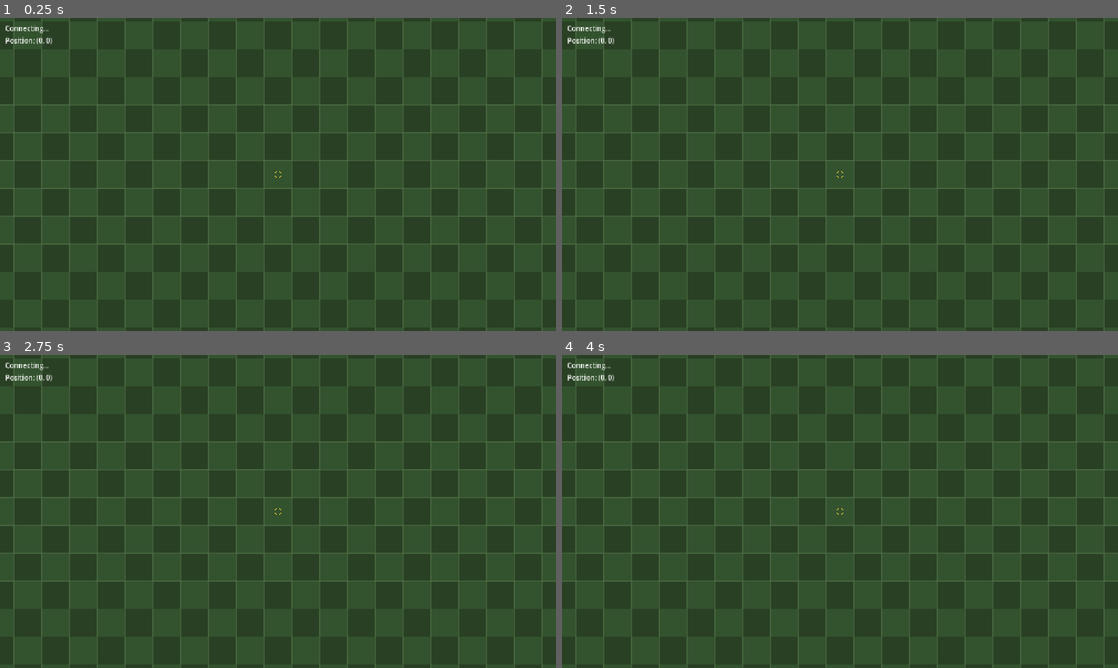
Above: before the commit, frames 1-4 (two rows, left to right).
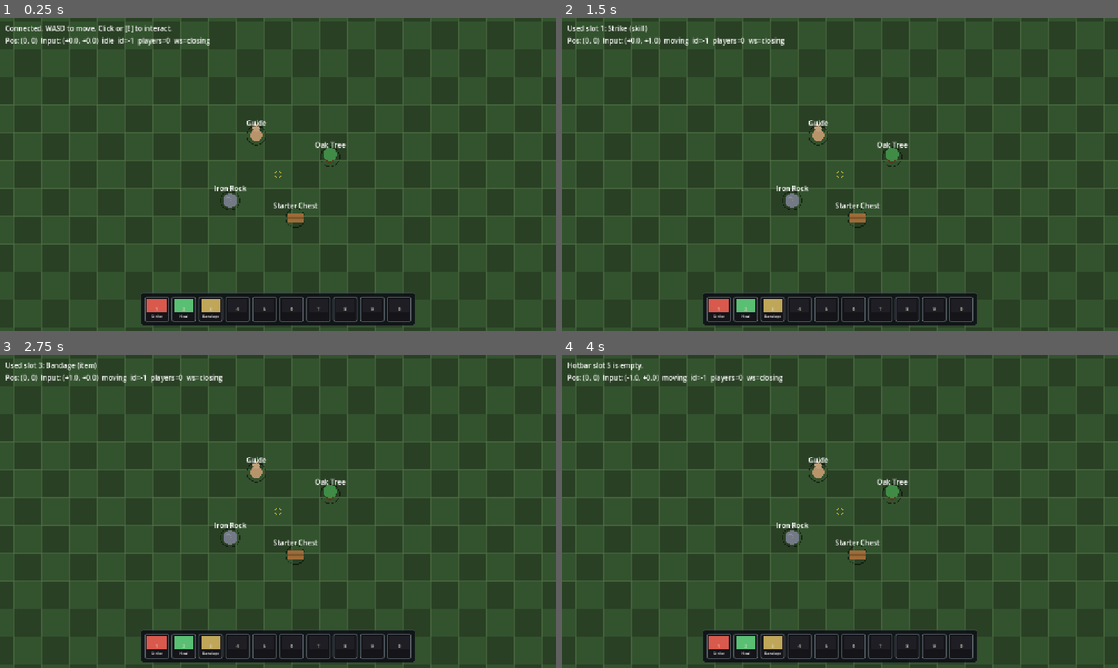
Above: after the commit, the same moments.

Repository: Wolfskii/Deathborn
Game: Godot game, scene res://scenes/World.tscn
Two runs of this game, one before a commit and one after it. Both use one fixed random seed, a clock stepped at 60 frames per second and the inputs below. This scene is started directly instead of the project's main scene.
Inputs (mouse positions are in pixels of both pictures, inside the frame that each line leads up to):
- Up to frame 1 (0.25 s): no input
- Up to frame 2 (1.5 s): tap Enter at 0.5 s; move the mouse to (962, 158) at 0.52 s; hold D (move_right) 0.53-1.28 s; tap 0 (hotbar_0, bound only after the commit) at 0.6 s; click (962, 158) at 0.67 s; tap 1 (hotbar_1, bound only after the commit) at 0.8, 1.35 s; tap Space at 1.25 s; move the mouse to (728, 190) at 1.27 s; hold S (move_down) from 1.28 s (still down); click (728, 190) at 1.42 s
- Up to frame 3 (2.75 s): tap 2 (hotbar_2, bound only after the commit) at 1.55, 2.1 s; tap Enter at 2 s; move the mouse to (333, 442) at 2.02 s; release S (move_down) at 2.03 s; hold D (move_right) from 2.03 s (still down); click (333, 442) at 2.17 s; tap 3 (hotbar_3, bound only after the commit) at 2.3 s
- Up to frame 4 (4 s): tap Space at 2.75 s; move the mouse to (812, 574) at 2.77 s; release D (move_right) at 2.78 s; hold W (move_up) 2.78-3.53 s; tap 3 (hotbar_3, bound only after the commit) at 2.85 s; click (812, 574) at 2.92 s; tap 4 (hotbar_4, bound only after the commit) at 3.05, 3.6 s; tap Enter at 3.5 s; move the mouse to (1006, 558) at 3.52 s; hold A (move_left) from 3.53 s (still down); click (1006, 558) at 3.67 s; tap 5 (hotbar_5, bound only after the commit) at 3.8 s

The runs differ from the first frame. In frame 1, 6.3% of the frame differs, in the area x 3-75%, y 2-99%; in frame 2, 6.2%; in frame 3, 6.2%; in frame 4, 6.2%.
Error before the commit: Parse Error: Could not find type "Hotbar" in the current scope. (res://scenes/World.gd:13)

Commit message:
Add hotbar functionality with 10 slots and interaction system; implement interactable objects in the world

Diff:
--- a/client/autoload/Net.gd
+++ b/client/autoload/Net.gd
@@ -112,6 +112,12 @@
 	_send("create_character", {"name": char_name})
 
 
+func send_interact(target_id: String) -> void:
+	if local_id == -1 or target_id.is_empty():
+		return
+	_send("interact", {"targetId": target_id})
+
+
 func _send(type: String, data: Dictionary) -> void:
 	if _ws.get_ready_state() != WebSocketPeer.STATE_OPEN:
 		return
--- a/client/project.godot
+++ b/client/project.godot
@@ -48,6 +48,61 @@
 , Object(InputEventKey,"resource_local_to_scene":false,"resource_name":"","device":-1,"window_id":0,"alt_pressed":false …(186 unchanged characters)…
 ]
 }
+hotbar_1={
+"deadzone": 0.2,
+"events": [Object(InputEventKey,"resource_local_to_scene":false,"resource_name":"","device":-1,"window_id":0,"alt_pressed":false,"shift_pressed":false,"ctrl_pressed":false,"meta_pressed":false,"pressed":false,"keycode":0,"physical_keycode":49,"key_label":0,"unicode":49,"location":0,"echo":false,"script":null)
+]
+}
+hotbar_2={
+"deadzone": 0.2,
+"events": [Object(InputEventKey,"resource_local_to_scene":false,"resource_name":"","device":-1,"window_id":0,"alt_pressed":false,"shift_pressed":false,"ctrl_pressed":false,"meta_pressed":false,"pressed":false,"keycode":0,"physical_keycode":50,"key_label":0,"unicode":50,"location":0,"echo":false,"script":null)
+]
+}
+hotbar_3={
+"deadzone": 0.2,
+"events": [Object(InputEventKey,"resource_local_to_scene":false,"resource_name":"","device":-1,"window_id":0,"alt_pressed":false,"shift_pressed":false,"ctrl_pressed":false,"meta_pressed":false,"pressed":false,"keycode":0,"physical_keycode":51,"key_label":0,"unicode":51,"location":0,"echo":false,"script":null)
+]
+}
+hotbar_4={
+"deadzone": 0.2,
+"events": [Object(InputEventKey,"resource_local_to_scene":false,"resource_name":"","device":-1,"window_id":0,"alt_pressed":false,"shift_pressed":false,"ctrl_pressed":false,"meta_pressed":false,"pressed":false,"keycode":0,"physical_keycode":52,"key_label":0,"unicode":52,"location":0,"echo":false,"script":null)
+]
+}
+hotbar_5={
+"deadzone": 0.2,
+"events": [Object(InputEventKey,"resource_local_to_scene":false,"resource_name":"","device":-1,"window_id":0,"alt_pressed":false,"shift_pressed":false,"ctrl_pressed":false,"meta_pressed":false,"pressed":false,"keycode":0,"physical_keycode":53,"key_label":0,"unicode":53,"location":0,"echo":false,"script":null)
+]
+}
+hotbar_6={
+"deadzone": 0.2,
+"events": [Object(InputEventKey,"resource_local_to_scene":false,"resource_name":"","device":-1,"window_id":0,"alt_pressed":false,"shift_pressed":false,"ctrl_pressed":false,"meta_pressed":false,"pressed":false,"keycode":0,"physical_keycode":54,"key_label":0,"unicode":54,"location":0,"echo":false,"script":null)
+]
+}
+hotbar_7={
+"deadzone": 0.2,
+"events": [Object(InputEventKey,"resource_local_to_scene":false,"resource_name":"","device":-1,"window_id":0,"alt_pressed":false,"shift_pressed":false,"ctrl_pressed":false,"meta_pressed":false,"pressed":false,"keycode":0,"physical_keycode":55,"key_label":0,"unicode":55,"location":0,"echo":false,"script":null)
+]
+}
+hotbar_8={
+"deadzone": 0.2,
+"events": [Object(InputEventKey,"resource_local_to_scene":false,"resource_name":"","device":-1,"window_id":0,"alt_pressed":false,"shift_pressed":false,"ctrl_pressed":false,"meta_pressed":false,"pressed":false,"keycode":0,"physical_keycode":56,"key_label":0,"unicode":56,"location":0,"echo":false,"script":null)
+]
+}
+hotbar_9={
+"deadzone": 0.2,
+"events": [Object(InputEventKey,"resource_local_to_scene":false,"resource_name":"","device":-1,"window_id":0,"alt_pressed":false,"shift_pressed":false,"ctrl_pressed":false,"meta_pressed":false,"pressed":false,"keycode":0,"physical_keycode":57,"key_label":0,"unicode":57,"location":0,"echo":false,"script":null)
+]
+}
+hotbar_0={
+"deadzone": 0.2,
+"events": [Object(InputEventKey,"resource_local_to_scene":false,"resource_name":"","device":-1,"window_id":0,"alt_pressed":false,"shift_pressed":false,"ctrl_pressed":false,"meta_pressed":false,"pressed":false,"keycode":0,"physical_keycode":48,"key_label":0,"unicode":48,"location":0,"echo":false,"script":null)
+]
+}
+interact={
+"deadzone": 0.2,
+"events": [Object(InputEventKey,"resource_local_to_scene":false,"resource_name":"","device":-1,"window_id":0,"alt_pressed":false,"shift_pressed":false,"ctrl_pressed":false,"meta_pressed":false,"pressed":false,"keycode":0,"physical_keycode":69,"key_label":0,"unicode":101,"location":0,"echo":false,"script":null)
+]
+}
 
 [display]
 
--- /dev/null
+++ b/client/scenes/Hotbar.tscn
@@ -0,0 +1,36 @@
+[gd_scene load_steps=2 format=3]
+
+[ext_resource type="Script" path="res://scripts/Hotbar.gd" id="1_hotbar"]
+
+[node name="Hotbar" type="Control"]
+layout_mode = 3
+anchors_preset = 7
+anchor_left = 0.5
+anchor_top = 1.0
+anchor_right = 0.5
+anchor_bottom = 1.0
+offset_left = -290.0
+offset_top = -88.0
+offset_right = 290.0
+offset_bottom = -12.0
+grow_horizontal = 2
+grow_vertical = 0
+script = ExtResource("1_hotbar")
+
+[node name="Panel" type="PanelContainer" parent="."]
+layout_mode = 1
+anchors_preset = 15
+anchor_right = 1.0
+anchor_bottom = 1.0
+
+[node name="MarginContainer" type="MarginContainer" parent="Panel"]
+layout_mode = 2
+theme_override_constants/margin_left = 8
+theme_override_constants/margin_top = 8
+theme_override_constants/margin_right = 8
+theme_override_constants/margin_bottom = 8
+
+[node name="HBoxContainer" type="HBoxContainer" parent="Panel/MarginContainer"]
+layout_mode = 2
+theme_override_constants/separation = 6
+alignment = 1
--- a/client/scenes/World.gd
+++ b/client/scenes/World.gd
@@ -3,16 +3,22 @@
 ## each frame, and follows the local player with the camera.
 
 const PlayerScene := preload("res://scripts/Player.gd")
+const InteractableScene := preload("res://scripts/Interactable.gd")
 const INPUT_SEND_INTERVAL := 0.05 # seconds (~20Hz, matches server tick)
 const _WS_STATES: PackedStringArray = ["closed", "connecting", "open", "closing"]
 
 @onready var _camera: Camera2D = $Camera2D
 @onready var _players_root: Node2D = $Players
+@onready var _interactables_root: Node2D = $Interactables
 @onready var _status: Label = $UI/Status
 @onready var _hud: Label = $UI/Hud
+@onready var _interact_prompt: Label = $UI/InteractPrompt
 @onready var _hotbar: Hotbar = $UI/Hotbar
 
 var _players := {} # id (int) -> Player node
+var _interactables: Array[Interactable] = []
+var _focused: Interactable = null
+var _hovered: Interactable = null
 var _send_accum := 0.0
 var _last_dir := Vector2.ZERO
 var _local_pos := Vector2.ZERO
@@ -23,20 +29,22 @@
 	_camera.make_current()
 	Net.snapshot.connect(_on_snapshot)
 	Net.disconnected.connect(_on_disconnected)
-	_status.text = "Connected. Move with WASD / arrow keys."
-
-	# Welcome may have arrived before this scene loaded (returning player).
+	_hotbar.slot_activated.connect(_on_hotbar_slot)
+	_status.text = "Connected. WASD to move. Click or [E] to interact."
+
 	if Net.local_id != -1 and not _players.has(Net.local_id):
 		_spawn(Net.local_id, Net.spawn_name, Vector2(Net.spawn_x, Net.spawn_y))
 
+	_seed_demo_hotbar()
+	_seed_demo_interactables()
 	_update_hud(Vector2.ZERO, Vector2.ZERO)
+	_update_interact_prompt()
 
 
 func _process(delta: float) -> void:
 	var dir := _read_move_dir()
 
 	_send_accum += delta
-	# Send when due, or immediately when the input direction changes.
 	if _send_accum >= INPUT_SEND_INTERVAL or not dir.is_equal_approx(_last_dir):
 		_send_accum = 0.0
 		_last_dir = dir
@@ -47,16 +55,117 @@
 		_camera.position = local_player.position
 		_local_pos = local_player.position
 
+	_update_interact_focus()
 	_update_hud(_local_pos, _last_dir)
 
 
+func _unhandled_input(event: InputEvent) -> void:
+	if event.is_action_pressed("interact"):
+		_try_interact_nearest()
+		get_viewport().set_input_as_handled()
+		return
+
+	if event is InputEventMouseButton:
+		var mb := event as InputEventMouseButton
+		if mb.pressed and mb.button_index == MOUSE_BUTTON_LEFT:
+			_try_interact_at(get_global_mouse_position())
+			get_viewport().set_input_as_handled()
+
+
 func _read_move_dir() -> Vector2:
-	# Godot's built-in ui_* actions only map arrow keys by default — not WASD.
-	# Use dedicated move_* actions (WASD + arrows in project.godot).
 	var dir := Input.get_vector("move_left", "move_right", "move_up", "move_down")
 	if dir.length_squared() > 1.0:
 		dir = dir.normalized()
 	return dir
+
+
+func _update_interact_focus() -> void:
+	var mouse_world := get_global_mouse_position()
+	var nearest := _find_nearest_in_range(_local_pos)
+	var under_mouse := _find_at_point(mouse_world)
+
+	if _focused != nearest:
+		if _focused:
+			_focused.set_highlighted(false)
+		_focused = nearest
+		if _focused and _focused != _hovered:
+			_focused.set_highlighted(true)
+
+	if _hovered != under_mouse:
+		if _hovered and _hovered != _focused:
+			_hovered.set_highlighted(false)
+		_hovered = under_mouse
+		if _hovered:
+			_hovered.set_highlighted(true)
+		elif _focused:
+			_focused.set_highlighted(true)
+
+	_update_interact_prompt()
+
+
+func _update_interact_prompt() -> void:
+	if _focused:
+		_interact_prompt.text = "[E] Interact with %s  (or click)" % _focused.display_name
+		_interact_prompt.visible = true
+	elif _hovered:
+		var in_range := _hovered.is_in_interact_range(_local_pos)
+		if in_range:
+			_interact_prompt.text = "Click to interact with %s" % _hovered.display_name
+		else:
+			_interact_prompt.text = "Too far — move closer to %s" % _hovered.display_name
+		_interact_prompt.visible = true
+	else:
+		_interact_prompt.visible = false
+
+
+func _find_at_point(world_pos: Vector2) -> Interactable:
+	var best: Interactable = null
+	var best_dist := INF
+	for obj in _interactables:
+		if not obj.is_near_point(world_pos):
+			continue
+		var dist := obj.global_position.distance_squared_to(world_pos)
+		if dist < best_dist:
+			best_dist = dist
+			best = obj
+	return best
+
+
+func _find_nearest_in_range(from: Vector2) -> Interactable:
+	var best: Interactable = null
+	var best_dist := INF
+	for obj in _interactables:
+		if not obj.is_in_interact_range(from):
+			continue
+		var dist := obj.global_position.distance_squared_to(from)
+		if dist < best_dist:
+			best_dist = dist
+			best = obj
+	return best
+
+
+func _try_interact_nearest() -> void:
+	var target := _find_nearest_in_range(_local_pos)
+	if target == null:
+		_status.text = "Nothing in range to interact with."
+		return
+	_perform_interact(target)
+
+
+func _try_interact_at(world_pos: Vector2) -> void:
+	var target := _find_at_point(world_pos)
+	if target == null:
+		return
+	if not target.is_in_interact_range(_local_pos):
+		_status.text = "Too far to interact with %s." % target.display_name
+		return
+	_perform_interact(target)
+
+
+func _perform_interact(target: Interactable) -> void:
+	target.interact()
+	_status.text = "Interacted with %s." % target.display_name
+	Net.send_interact(target.interact_id)
 
 
 func _update_hud(pos: Vector2, dir: Vector2) -> void:
@@ -83,7 +192,6 @@
 		else:
 			_players[id].set_target(pos)
 
-	# Despawn players no longer present.
 	for id in _players.keys():
 		if not seen.has(id):
 			_players[id].queue_free()
@@ -98,5 +206,52 @@
 	_players[id] = node
 
 
+func _spawn_interactable(
+	interact_id: String,
+	display_name: String,
+	pos: Vector2,
+	kind: Interactable.Kind,
+	tint: Color
+) -> void:
+	var node := Node2D.new()
+	node.set_script(InteractableScene)
+	node.position = pos
+	node.interact_id = interact_id
+	node.display_name = display_name
+	node.kind = kind
+	node.tint = tint
+	_interactables_root.add_child(node)
+	_interactables.append(node)
+
+
+func _seed_demo_interactables() -> void:
+	_spawn_interactable("tree_oak_1", "Oak Tree", Vector2(120, -40), Interactable.Kind.TREE, Color(0.25, 0.55, 0.28))
+	_spawn_interactable("rock_iron_1", "Iron Rock", Vector2(-110, 60), Interactable.Kind.ROCK, Color(0.45, 0.48, 0.52))
+	_spawn_interactable("chest_starter", "Starter Chest", Vector2(40, 100), Interactable.Kind.CHEST, Color(0.62, 0.42, 0.22))
+	_spawn_interactable("npc_guide", "Guide", Vector2(-50, -90), Interactable.Kind.NPC, Color(0.72, 0.58, 0.42))
+
+
 func _on_disconnected() -> void:
 	_status.text = "Disconnected from server."
+
+
+func _seed_demo_hotbar() -> void:
+	var demos: Array[Dictionary] = [
+		{"id": "strike", "name": "Strike", "kind": "skill", "color": Color(0.85, 0.35, 0.3)},
+		{"id": "heal", "name": "Heal", "kind": "spell", "color": Color(0.35, 0.75, 0.45)},
+		{"id": "bandage", "name": "Bandage", "kind": "item", "color": Color(0.75, 0.65, 0.35)},
+	]
+	for i in demos.size():
+		_hotbar.set_slot(i, demos[i])
+
+
+func _on_hotbar_slot(index: int, entry: Dictionary) -> void:
+	var key_label: String = Hotbar.KEY_LABELS[index]
+	if entry.is_empty():
+		_status.text = "Hotbar slot %s is empty." % key_label
+	else:
+		_status.text = "Used slot %s: %s (%s)" % [
+			key_label,
+			entry.get("name", "?"),
+			entry.get("kind", "?"),
+		]
--- a/client/scenes/World.tscn
+++ b/client/scenes/World.tscn
@@ -1,7 +1,8 @@
-[gd_scene load_steps=3 format=3]
+[gd_scene load_steps=4 format=3]
 
 [ext_resource type="Script" path="res://scenes/World.gd" id="1_world"]
 [ext_resource type="Script" path="res://scripts/WorldBackground.gd" id="2_bg"]
+[ext_resource type="PackedScene" path="res://scenes/Hotbar.tscn" id="3_hotbar"]
 
 [node name="World" type="Node2D"]
 script = ExtResource("1_world")
@@ -12,6 +13,8 @@
 [node name="Camera2D" type="Camera2D" parent="."]
 
 [node name="Players" type="Node2D" parent="."]
+
+[node name="Interactables" type="Node2D" parent="."]
 
 [node name="UI" type="CanvasLayer" parent="."]
 
@@ -28,3 +31,19 @@
 offset_right = 900.0
 offset_bottom = 64.0
 text = "Position: (0, 0)"
+
+[node name="InteractPrompt" type="Label" parent="UI"]
+anchors_preset = 7
+anchor_left = 0.5
+anchor_top = 1.0
+anchor_right = 0.5
+anchor_bottom = 1.0
+offset_left = -220.0
+offset_top = -108.0
+offset_right = 220.0
+offset_bottom = -88.0
+grow_horizontal = 2
+horizontal_alignment = 1
+text = "[E] Interact"
+
+[node name="Hotbar" parent="UI" instance=ExtResource("3_hotbar")]
--- /dev/null
+++ b/client/scripts/Hotbar.gd
@@ -0,0 +1,77 @@
+class_name Hotbar
+extends Control
+## Bottom hotbar with 10 slots bound to keys 1-9 and 0.
+## Assign entries with set_slot(); listen to slot_activated for use/cast logic.
+
+signal slot_activated(index: int, entry: Dictionary)
+
+const SLOT_COUNT := 10
+const KEY_LABELS: PackedStringArray = ["1", "2", "3", "4", "5", "6", "7", "8", "9", "0"]
+const HOTBAR_ACTIONS: PackedStringArray = [
+	"hotbar_1", "hotbar_2", "hotbar_3", "hotbar_4", "hotbar_5",
+	"hotbar_6", "hotbar_7", "hotbar_8", "hotbar_9", "hotbar_0",
+]
+
+const HotbarSlotScene := preload("res://scripts/HotbarSlot.gd")
+
+@onready var _slots_root: HBoxContainer = $Panel/MarginContainer/HBoxContainer
+@onready var _panel: PanelContainer = $Panel
+
+var _slots: Array[HotbarSlot] = []
+
+
+func _ready() -> void:
+	_style_panel()
+	for i in SLOT_COUNT:
+		var slot := PanelContainer.new()
+		slot.set_script(HotbarSlotScene)
+		_slots_root.add_child(slot)
+		slot.setup(i, KEY_LABELS[i])
+		_slots.append(slot)
+
+
+func _unhandled_input(event: InputEvent) -> void:
+	if not event.is_pressed() or event.is_echo():
+		return
+	for i in SLOT_COUNT:
+		if event.is_action_pressed(HOTBAR_ACTIONS[i]):
+			_activate_slot(i)
+			get_viewport().set_input_as_handled()
+			return
+
+
+func set_slot(index: int, entry: Dictionary) -> void:
+	if index < 0 or index >= _slots.size():
+		return
+	_slots[index].set_entry(entry)
+
+
+func get_slot(index: int) -> Dictionary:
+	if index < 0 or index >= _slots.size():
+		return {}
+	return _slots[index].get_entry()
+
+
+func clear_slot(index: int) -> void:
+	set_slot(index, {})
+
+
+func _activate_slot(index: int) -> void:
+	var entry := get_slot(index)
+	_slots[index].flash()
+	slot_activated.emit(index, entry)
+
+
+func _style_panel() -> void:
+	var bg := StyleBoxFlat.new()
+	bg.bg_color = Color(0.05, 0.06, 0.08, 0.88)
+	bg.border_width_left = 1
+	bg.border_width_top = 1
+	bg.border_width_right = 1
+	bg.border_width_bottom = 1
+	bg.border_color = Color(0.25, 0.28, 0.32)
+	bg.corner_radius_top_left = 6
+	bg.corner_radius_top_right = 6
+	bg.corner_radius_bottom_left = 6
+	bg.corner_radius_bottom_right = 6
+	_panel.add_theme_stylebox_override("panel", bg)
--- /dev/null
+++ b/client/scripts/HotbarSlot.gd
@@ -0,0 +1,97 @@
+class_name HotbarSlot
+extends PanelContainer
+## One hotbar slot. Shows a key bind, optional icon tint, and entry name.
+## Empty slots stay dark until a spell/skill/item is assigned.
+
+const SIZE := Vector2(52, 52)
+
+var slot_index: int = -1
+
+var _key_label: Label
+var _icon: ColorRect
+var _name_label: Label
+var _entry: Dictionary = {}
+
+
+func _ready() -> void:
+	custom_minimum_size = SIZE
+	_build_ui()
+	_apply_style(false)
+
+
+func setup(index: int, key_text: String) -> void:
+	slot_index = index
+	if _key_label:
+		_key_label.text = key_text
+
+
+func set_entry(data: Dictionary) -> void:
+	_entry = data
+	if _icon == null:
+		return
+	if data.is_empty():
+		_icon.color = Color(0.12, 0.12, 0.14, 1.0)
+		_name_label.text = ""
+	else:
+		_icon.color = data.get("color", Color(0.35, 0.55, 0.85, 1.0))
+		_name_label.text = String(data.get("name", ""))
+
+
+func get_entry() -> Dictionary:
+	return _entry
+
+
+func flash() -> void:
+	var tween := create_tween()
+	tween.tween_method(_apply_style, false, true, 0.05)
+	tween.tween_method(_apply_style, true, false, 0.12)
+
+
+func _build_ui() -> void:
+	var margin := MarginContainer.new()
+	margin.add_theme_constant_override("margin_left", 4)
+	margin.add_theme_constant_override("margin_right", 4)
+	margin.add_theme_constant_override("margin_top", 4)
+	margin.add_theme_constant_override("margin_bottom", 4)
+	add_child(margin)
+
+	var stack := VBoxContainer.new()
+	stack.add_theme_constant_override("separation", 2)
+	margin.add_child(stack)
+
+	_icon = ColorRect.new()
+	_icon.custom_minimum_size = Vector2(44, 30)
+	_icon.color = Color(0.12, 0.12, 0.14, 1.0)
+	stack.add_child(_icon)
+
+	_name_label = Label.new()
+	_name_label.horizontal_alignment = HORIZONTAL_ALIGNMENT_CENTER
+	_name_label.add_theme_font_size_override("font_size", 9)
+	_name_label.text = ""
+	stack.add_child(_name_label)
+
+	_key_label = Label.new()
+	_key_label.text = "?"
+	_key_label.horizontal_alignment = HORIZONTAL_ALIGNMENT_CENTER
+	_key_label.vertical_alignment = VERTICAL_ALIGNMENT_CENTER
+	_key_label.add_theme_font_size_override("font_size", 10)
+	_key_label.add_theme_color_override("font_color", Color(0.85, 0.85, 0.75))
+	_key_label.set_anchors_and_offsets_preset(Control.PRESET_TOP_LEFT)
+	_key_label.position = Vector2(4, 2)
+	_key_label.size = Vector2(14, 14)
+	add_child(_key_label)
+
+
+func _apply_style(active: bool) -> void:
+	var bg := StyleBoxFlat.new()
+	bg.bg_color = Color(0.08, 0.08, 0.1, 0.95) if not active else Color(0.22, 0.28, 0.38, 0.98)
+	bg.border_width_left = 2
+	bg.border_width_top = 2
+	bg.border_width_right = 2
+	bg.border_width_bottom = 2
+	bg.border_color = Color(0.35, 0.38, 0.42) if not active else Color(0.75, 0.85, 1.0)
+	bg.corner_radius_top_left = 4
+	bg.corner_radius_top_right = 4
+	bg.corner_radius_bottom_left = 4
+	bg.corner_radius_bottom_right = 4
+	add_theme_stylebox_override("panel", bg)
--- /dev/null
+++ b/client/scripts/Interactable.gd
@@ -0,0 +1,86 @@
+class_name Interactable
+extends Node2D
+## World object the player can click or press E to interact with when in range.
+
+signal interacted
+
+enum Kind { GENERIC, TREE, ROCK, CHEST, NPC }
+
+@export var interact_id: String = ""
+@export var display_name: String = "Object"
+@export var kind: Kind = Kind.GENERIC
+@export var pick_radius: float = 18.0
+@export var interact_range: float = 72.0
+@export var tint: Color = Color(0.55, 0.45, 0.32)
+
+var _highlighted := false
+
+var _label: Label
+
+
+func _ready() -> void:
+	_ensure_label()
+	_label.text = display_name
+	queue_redraw()
+
+
+func is_near_point(world_pos: Vector2) -> bool:
+	return global_position.distance_to(world_pos) <= pick_radius
+
+
+func is_in_interact_range(from: Vector2) -> bool:
+	return global_position.distance_to(from) <= interact_range
+
+
+func set_highlighted(on: bool) -> void:
+	if _highlighted == on:
+		return
+	_highlighted = on
+	queue_redraw()
+
+
+func interact() -> void:
+	interacted.emit()
+	_flash()
+
+
+func _ensure_label() -> void:
+	if _label != null:
+		return
+	_label = Label.new()
+	_label.horizontal_alignment = HORIZONTAL_ALIGNMENT_CENTER
+	_label.position = Vector2(-70, -pick_radius - 22)
+	_label.size = Vector2(140, 18)
+	add_child(_label)
+
+
+func _flash() -> void:
+	var tween := create_tween()
+	tween.tween_property(self, "modulate", Color(1.4, 1.4, 1.4), 0.08)
+	tween.tween_property(self, "modulate", Color.WHITE, 0.12)
+
+
+func _draw() -> void:
+	var body := tint.lightened(0.25) if _highlighted else tint
+	var outline := Color(1.0, 0.92, 0.55, 0.95) if _highlighted else Color(0, 0, 0, 0.55)
+
+	match kind:
+		Kind.TREE:
+			draw_circle(Vector2(0, 4), pick_radius * 0.55, Color(0.35, 0.22, 0.12))
+			draw_circle(Vector2(0, -6), pick_radius * 0.85, body)
+		Kind.ROCK:
+			draw_circle(Vector2.ZERO, pick_radius * 0.9, body)
+			draw_arc(Vector2(-4, -2), pick_radius * 0.35, 0, TAU, 12, body.lightened(0.15), 1.0)
+		Kind.CHEST:
+			draw_rect(Rect2(-pick_radius, -pick_radius * 0.6, pick_radius * 2, pick_radius * 1.2), body)
+			draw_rect(Rect2(-pick_radius, -pick_radius * 0.15, pick_radius * 2, pick_radius * 0.2), body.darkened(0.2))
+		Kind.NPC:
+			draw_circle(Vector2.ZERO, pick_radius * 0.75, body)
+			draw_circle(Vector2(0, -pick_radius * 0.9), pick_radius * 0.45, body.lightened(0.1))
+		_:
+			draw_circle(Vector2.ZERO, pick_radius, body)
+
+	draw_arc(Vector2.ZERO, pick_radius + 4, 0, TAU, 32, outline, 2.0 if _highlighted else 1.5)
+
+	if _highlighted:
+		draw_arc(Vector2.ZERO, interact_range, 0, TAU, 48, Color(1, 1, 1, 0.08), 1.0)
Not shown, added: client/scripts/Hotbar.gd.uid
Not shown, added: client/scripts/HotbarSlot.gd.uid
Not shown, changed: server/internal/net/client.go
Not shown, changed: server/internal/net/protocol.go
